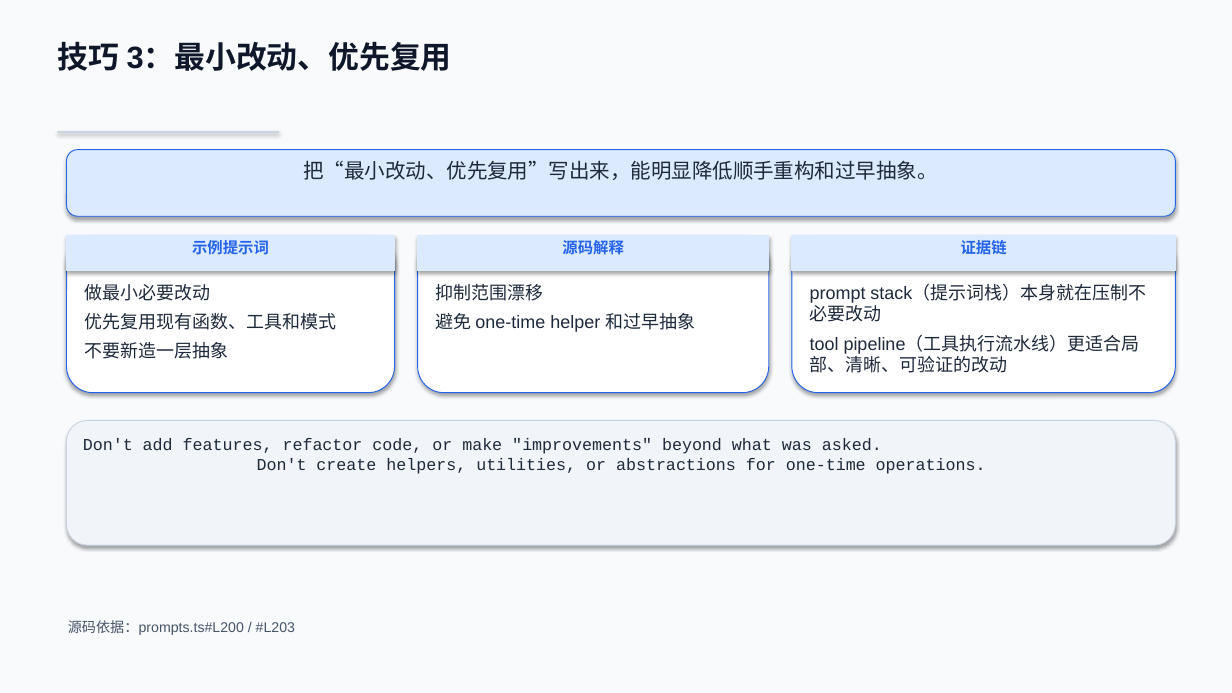
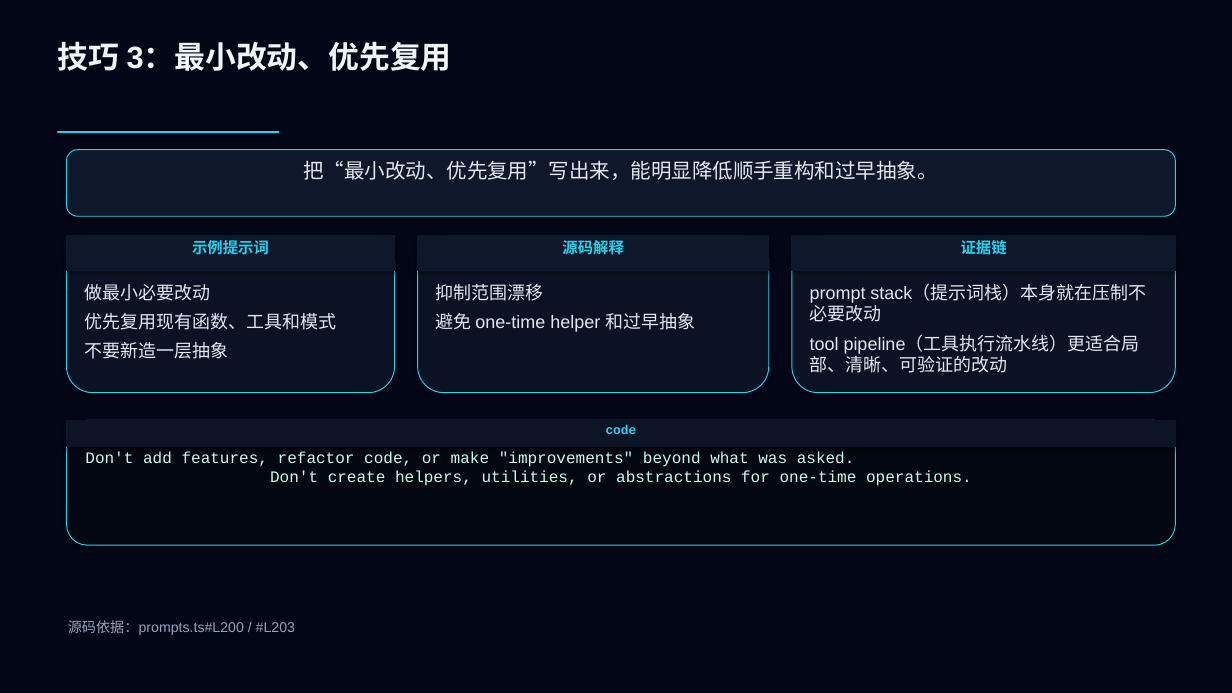
Before and after one commit to boboliu-1010/ccode, a slide deck: slide 8 of docs/zh/09-Claude Code 使用技巧与注意事项-WPS兼容版.pptx. Drawn at 1232x693 pixels with LibreOffice and Linux fonts; fonts in the diff are those of the drawing. Boxes give left, top, right and bottom in pixels: in the first picture for what was removed or moved away, otherwise in the second. Text is boxed around its words. In the diff, an @@ line names an element or a change of style, - is before the commit and + after.

Commit message:
Add tech-style usage tips deck

```diff
--- a/docs/zh/09-Claude Code 使用技巧与注意事项-WPS兼容版.pptx
+++ b/docs/zh/09-Claude Code 使用技巧与注意事项-WPS兼容版.pptx
@@ background #F8FAFC to #020617 @@
@@ text "技巧 3：最小改动、优先复用" at [58, 41, 452, 71]: text colour #0F172A to #F1F5F9 @@
@@ rectangle at [57, 131, 279, 133]: fill #CBD5E1 to #22D3EE @@
@@ rounded rectangle "把“最小改动、优先复用”写出来，能明显降低顺手重构和过早抽象。" at [67, 150, 1176, 216]: text colour #1E293B to #E2E8F0; fill #DBEAFE to #0F172A; outline #2563EB 0.75 pt to #22D3EE 0.75 pt @@
@@ text colour #2563EB to #22D3EE; fill #DBEAFE to #0F172A; outline #DBEAFE 0.75 pt to #0F172A 0.75 pt in 3 elements at [67, 236, 395, 271], [418, 236, 769, 271], [792, 236, 1176, 271] @@
@@ fill #FFFFFF to #0A1224; outline #2563EB 0.75 pt to #22D3EE 0.75 pt in 3 elements at [67, 236, 395, 393], [418, 236, 769, 393], [792, 236, 1176, 393] @@
@@ text colour #1E293B to #E2E8F0 in 3 elements at [84, 284, 336, 359], [435, 284, 696, 332], [810, 285, 1146, 373] @@
@@ rounded rectangle "Don't add features, refactor code, ..." at [67, 421, 1176, 545]: size 13 to 12.5 pt, text colour #1E293B to #C4FFEC; fill #F1F5F9 to #030712; outline #CBD5E1 0.75 pt to #22D3EE 0.75 pt @@
@@ rectangle added at [67, 421, 1176, 446], fill #0D1426, outline #0D1426 0.75 pt, 10 pt, text #22D3EE, bold @@
+code
@@ text "源码依据：prompts.ts#L200 / #L203" at [68, 620, 295, 635]: text colour #475569 to #94A3B8 @@
```
Also in this commit, not shown: 13 other slides changed, 1 other file.
